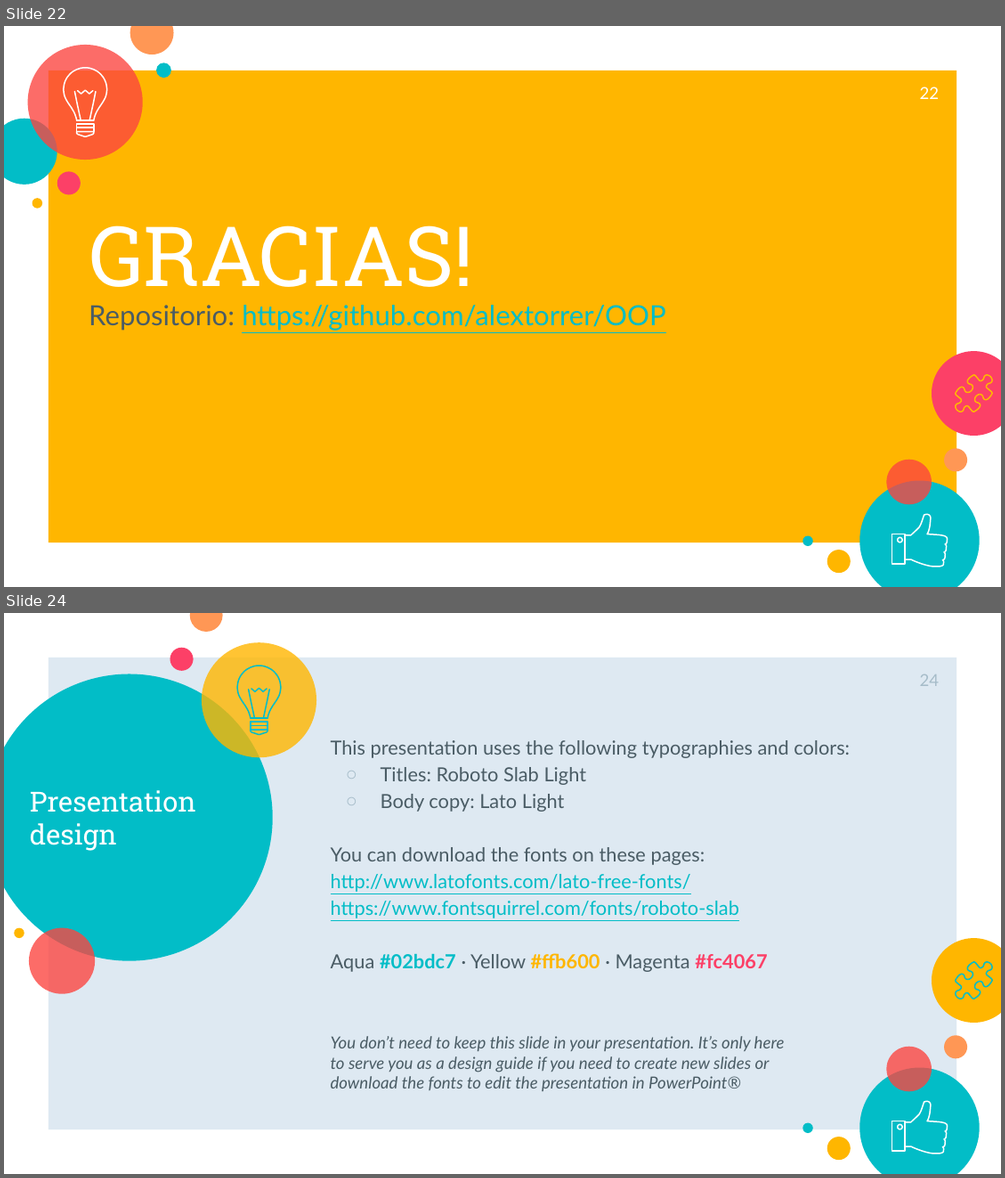
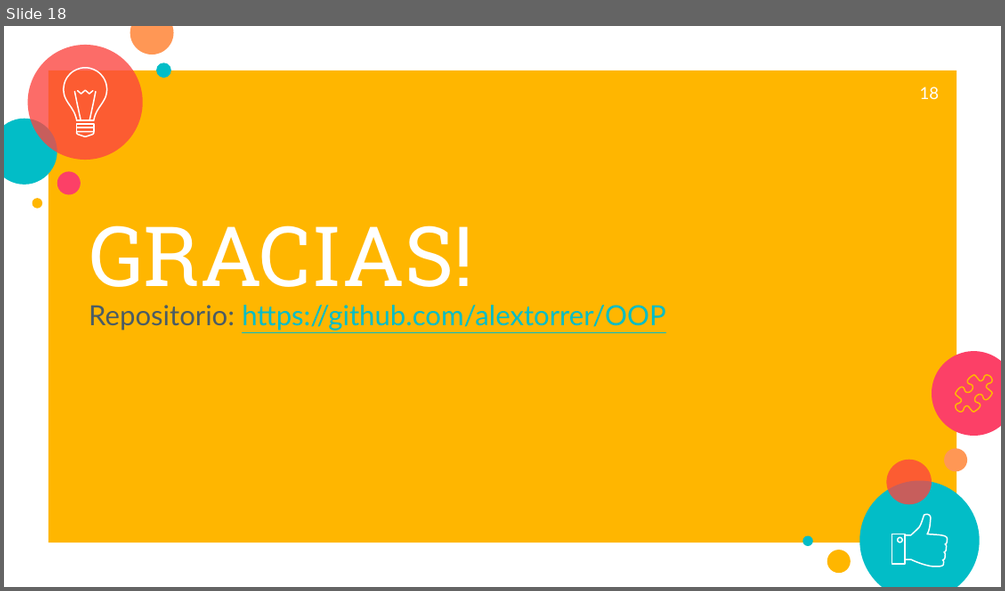
Before and after one commit to JETC-98/OOP, a slide deck: Docs/PrimeraEntrega.pptx. Shown one above the other, each under a label of ours: slides 22 and 24 before the commit, slide 18 after it; the slides between them are not shown. The pictures are 1005x1178 and 1005x591 pixels, drawn with LibreOffice and Linux fonts; fonts in the diff are those of the drawing. Boxes give left, top, right and bottom in pixels: in the first picture for what was removed or moved away, otherwise in the second. Text is boxed around its words. In the diff, an @@ line names an element or a change of style, - is before the commit and + after.

```diff
--- a/Docs/PrimeraEntrega.pptx
+++ b/Docs/PrimeraEntrega.pptx
@@ slide 24 removed at <box>4,613,1001,1174</box>, background #FFFFFF; not listed: 7 template elements that a slide beside it also shows @@
@@ ellipse removed at <box>189,613,222,632</box> @@
@@ rectangle removed at <box>48,657,957,1129</box> @@
@@ ellipse removed at <box>170,648,194,671</box> @@
@@ ellipse removed at <box>202,643,316,757</box> @@
@@ ellipse removed at <box>4,674,273,961</box> @@
@@ page number removed at <box>920,674,939,686</box> @@
-24
@@ group removed at <box>237,666,281,735</box>: 8 freeform shapes @@
@@ text removed at <box>331,740,850,972</box> @@
-This presentation uses the following typographies and colors:
-○ Titles: Roboto Slab Light
-○ Body copy: Lato Light
-You can download the fonts on these pages:
-http://www.latofonts.com/lato-free-fonts/
-https://www.fontsquirrel.com/fonts/roboto-slab
-Aqua #02bdc7 · Yellow #ffb600 · Magenta #fc4067
@@ title removed at <box>30,790,196,851</box> @@
-Presentation design
@@ ellipse removed at <box>14,928,24,938</box> @@
@@ ellipse removed at <box>29,928,95,994</box> @@
@@ ellipse removed at <box>931,938,1001,1022</box> @@
@@ freeform shape removed at <box>955,962,992,998</box> @@
@@ text removed at <box>331,1036,785,1091</box> @@
-You don’t need to keep this slide in your presentation. It’s only here to serve you as a design guide if you need to create new slides or download the fonts to edit the presentation in PowerPoint®
@@ what was slide 22 is now slide 18 @@
@@ page number at <box>920,87,939,99</box>: text changed @@
-22
+18
```
Also in this commit, not shown: 4 slides changed, 2 slides added, 9 other slides removed.
